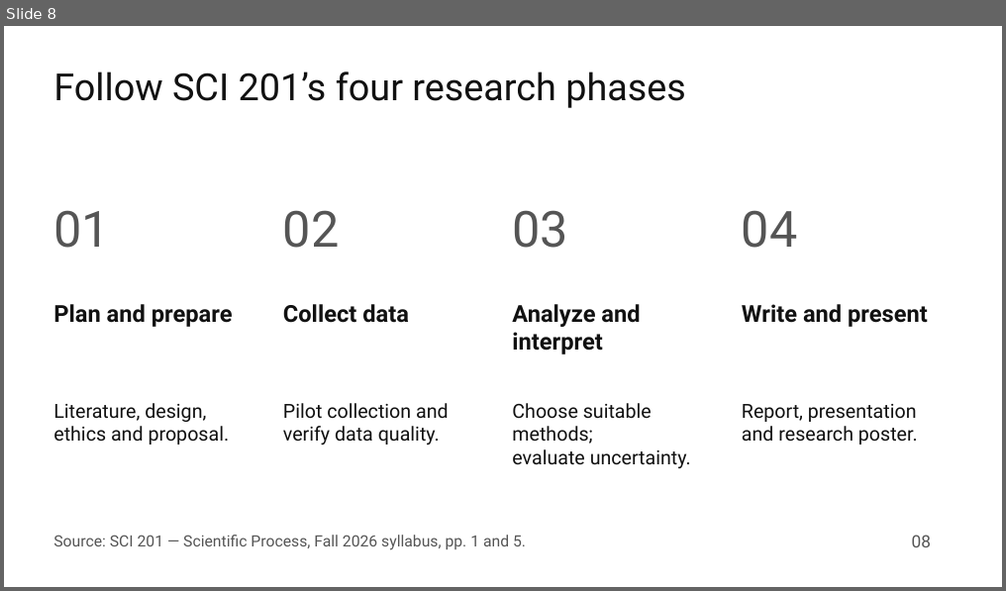
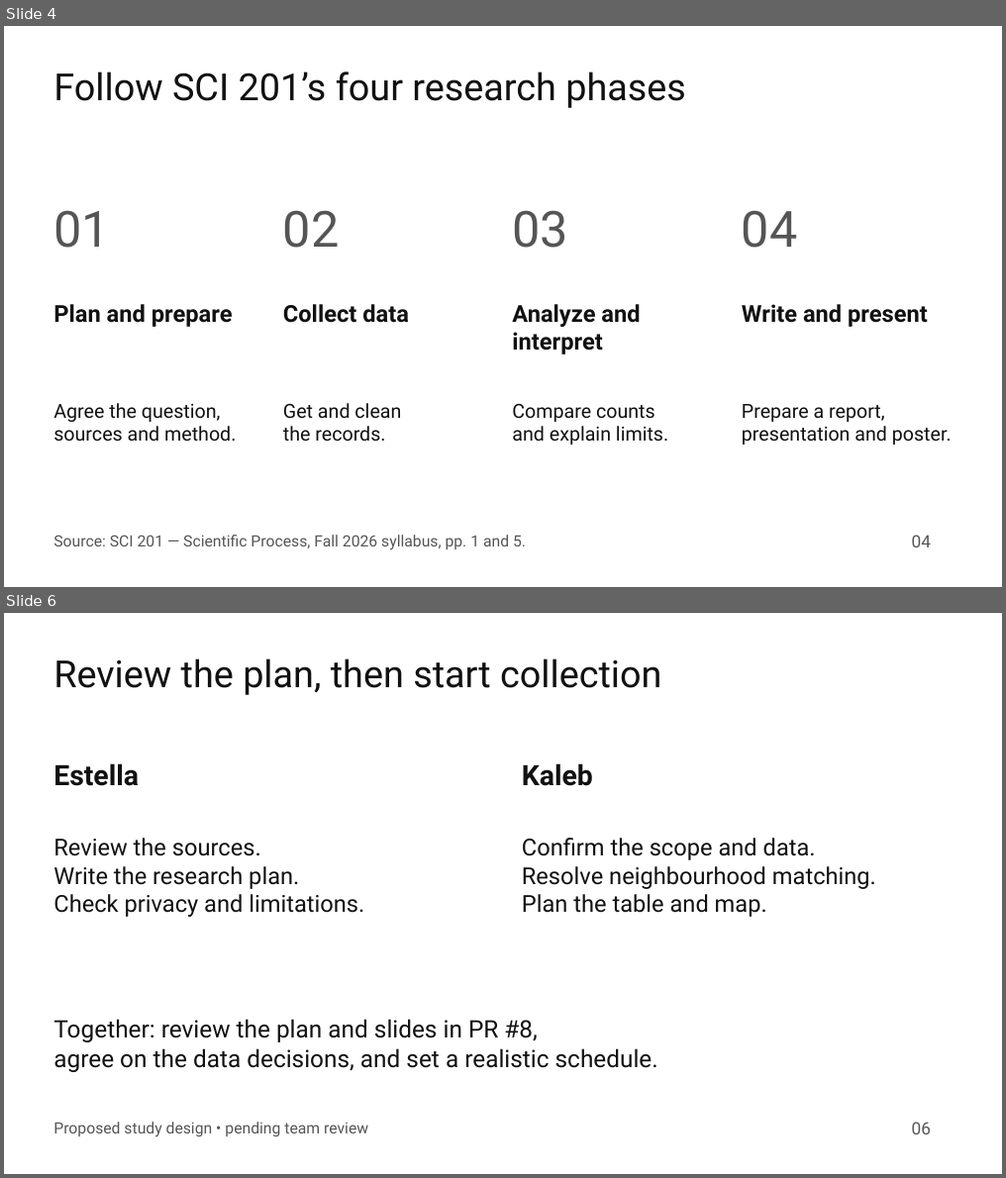
Before and after one commit to kalebpham/DataBridge, a slide deck: reports/proposal-presentation.pptx. Shown one above the other, each under a label of ours: slide 8 before the commit, slides 4 and 6 after it; the slides between them are not shown. The pictures are 1006x591 and 1006x1178 pixels, drawn with LibreOffice and Linux fonts; fonts in the diff are those of the drawing. Boxes give left, top, right and bottom in pixels: in the first picture for what was removed or moved away, otherwise in the second. Text is boxed around its words. In the diff, an @@ line names an element or a change of style, - is before the commit and + after.

Commit message:
docs: simplify the pilot to one question and a short research plan

```diff
--- a/reports/proposal-presentation.pptx
+++ b/reports/proposal-presentation.pptx
@@ slide 6 added at [4, 613, 1002, 1174], background #FFFFFF @@
@@ text added at [54, 659, 661, 695], 36 pt, text #111111 @@
+Review the plan, then start collection
@@ text added at [54, 763, 139, 786], 27 pt, text #111111, bold @@
+Estella
@@ text added at [522, 763, 593, 786], 27 pt, text #111111, bold @@
+Kaleb
@@ text added at [54, 838, 364, 917], 22.5 pt, text #111111 @@
+Review the sources.
+Write the research plan.
+Check privacy and limitations.
@@ text added at [522, 838, 876, 917], 22.5 pt, text #111111 @@
+Confirm the scope and data.
+Resolve neighbourhood matching.
+Plan the table and map.
@@ text added at [54, 1019, 658, 1072], 23.2 pt, text #111111 @@
+Together: review the plan and slides in PR #8,
+agree on the data decisions, and set a realistic schedule.
@@ text added at [54, 1122, 368, 1138], 15 pt, text #555555 @@
+Proposed study design • pending team review
@@ text added at [912, 1122, 931, 1135], 16.5 pt, text #555555 @@
+06
@@ what was slide 8 is now slide 4 @@
@@ slide 4 changed as well @@
@@ text at [54, 403, 236, 442]: text changed @@
-Literature, design,
-ethics and proposal.
+Agree the question,
+sources and method.
@@ text at [283, 403, 401, 442]: text changed @@
-Pilot collection and
-verify data quality.
+Get and clean
+the records.
@@ text at [512, 404, 668, 445]: text changed @@
-Choose suitable methods;
-evaluate uncertainty.
+Compare counts
+and explain limits.
@@ text at [742, 404, 951, 445]: text changed @@
-Report, presentation
-and research poster.
+Prepare a report,
+presentation and poster.
@@ text at [912, 535, 931, 548]: text changed @@
-08
+04
```
Also in this commit, not shown: 4 other slides added, 10 slides removed, 8 other files.
